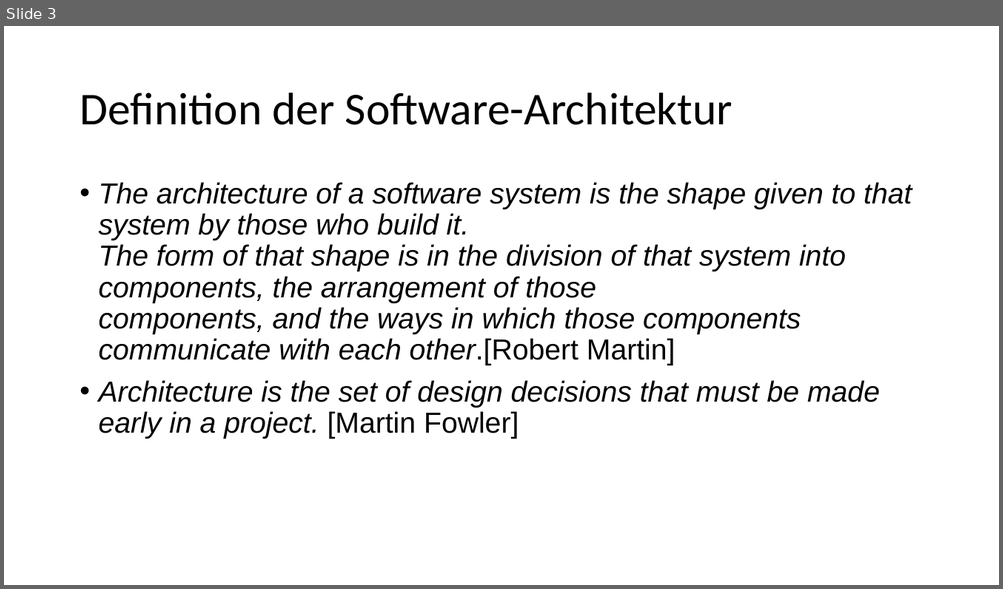
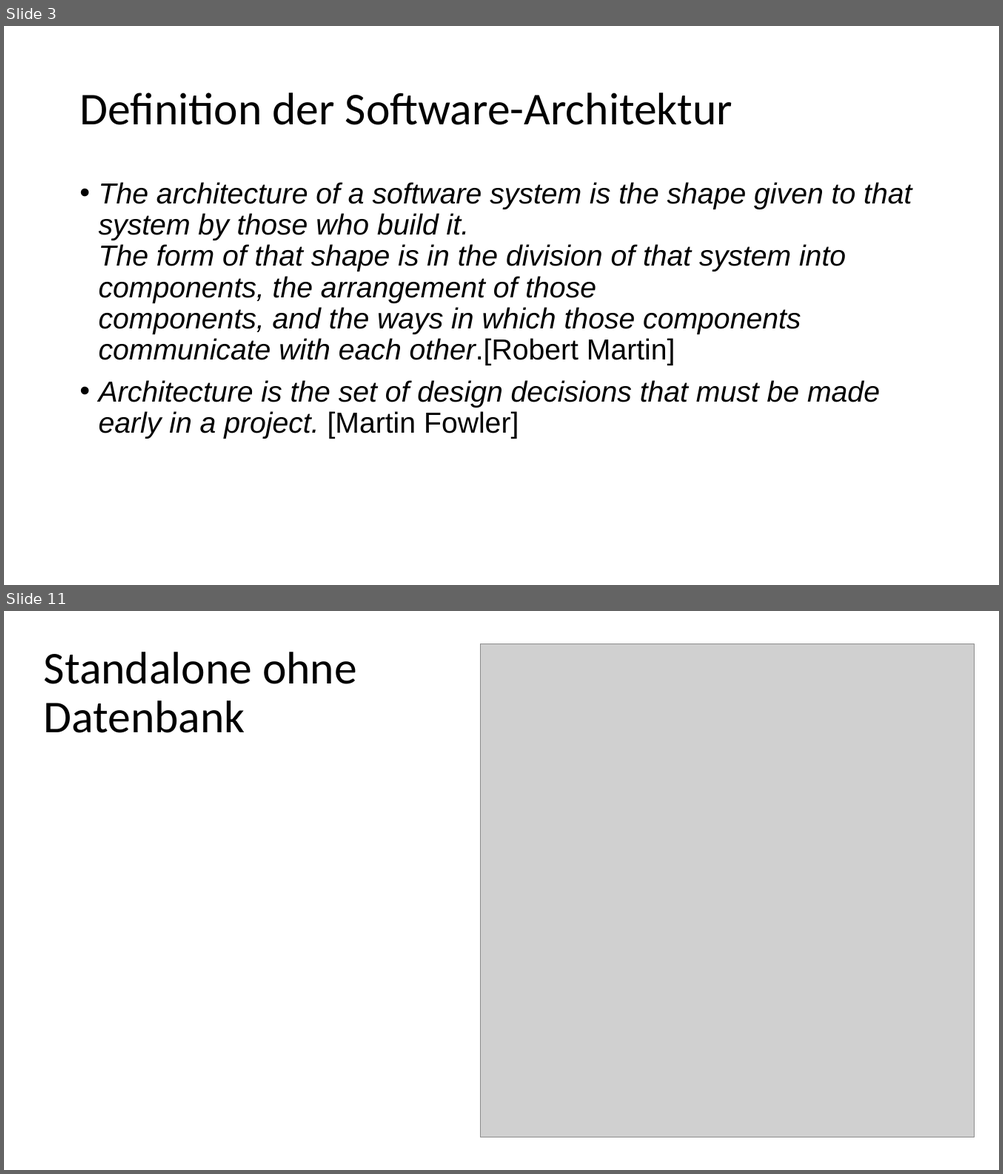
Before and after one commit to IvanAgibalov97/Praxisbericht, a slide deck: präsentation.pptx. Shown one above the other, each under a label of ours: slide 3 before the commit, slides 3 and 11 after it; the slides between them are not shown. The pictures are 1003x589 and 1003x1174 pixels, drawn with LibreOffice and Linux fonts; fonts in the diff are those of the drawing; grey boxes stand for pictures. Boxes give left, top, right and bottom in pixels: in the first picture for what was removed or moved away, otherwise in the second. Text is boxed around its words. In the diff, an @@ line names an element or a change of style, - is before the commit and + after.

```diff
--- a/präsentation.pptx
+++ b/präsentation.pptx
@@ slide 11 added at (4,611,999,1170), background #FFFFFF @@
@@ text added at (44,652,357,733), 44 pt, text #000000 @@
+Standalone ohne
+Datenbank
@@ picture added at (480,644,973,1138) @@
```
Also in this commit, not shown: 4 slides changed, 7 other slides added, 33 other files.
